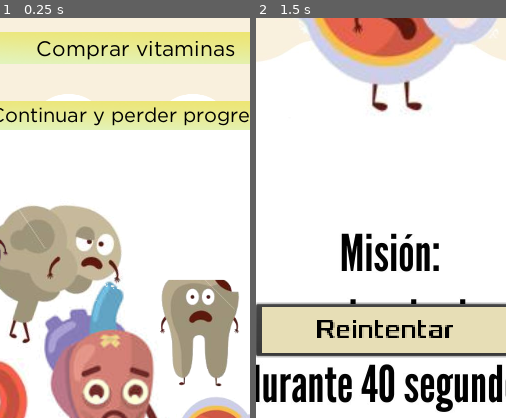
Above: before the commit, frames 1-2 (left to right).
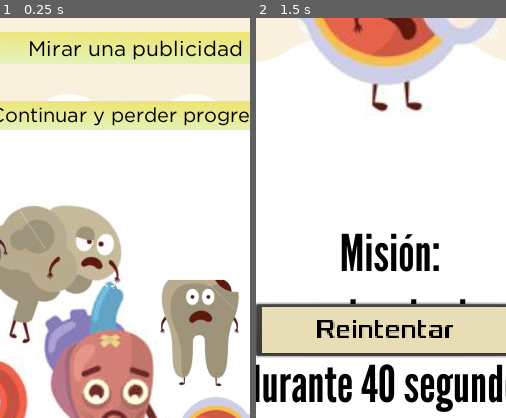
Above: after the commit, the same moments.

Repository: chapita3/BodyRescue
Game: Godot game, scene res://Game_over.tscn
Same seed, same stepped clock (60 frames per second), same inputs: the game is played once before the commit and once after it. This scene is started directly instead of the project's main scene.
Inputs (mouse positions are % of the whole screen's width and height, from its top left):
- Up to frame 1 (0.25 s): no input
- Up to frame 2 (1.5 s): click "Comprar vitaminas" (after the commit: "Mirar una publicidad") at 0.5 s; tap Enter at 1.25 s; move the mouse to (72, 45) at 1.27 s; hold Right (ui_right) from 1.28 s (still down); click (72, 45) at 1.42 s
The pictures show only the part of the screen within x 24-74%, y 50-100%; the shares and areas given below are measured in that part.

The runs differ from the first frame. In frame 1, 1.6% of the frame differs, in the area x 12-97%, y 5-11%; in frame 2, nothing differs.

Commit message:
Game_over modificado

Diff:
--- a/Game_over.tscn
+++ b/Game_over.tscn
@@ -26,7 +26,6 @@
 script = ExtResource( 5 )
 
 [node name="Loose_prev" type="TextureRect" parent="."]
-visible = false
 margin_top = 2.10529
 margin_right = 1080.0
 margin_bottom = 1922.11
@@ -58,7 +57,7 @@
 custom_styles/normal = SubResource( 1 )
 custom_fonts/font = SubResource( 2 )
 custom_colors/font_color = Color( 0, 0, 0, 1 )
-text = "Comprar vitaminas"
+text = "Mirar una publicidad"
 __meta__ = {
 "_edit_use_anchors_": false
 }
